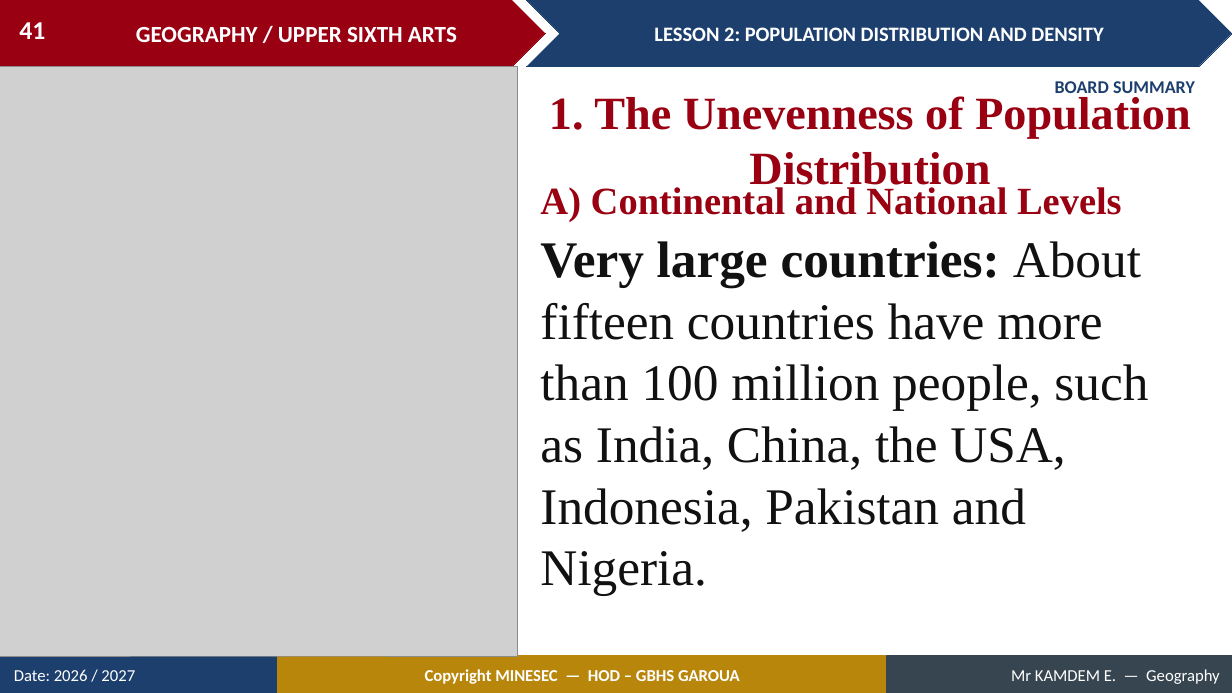
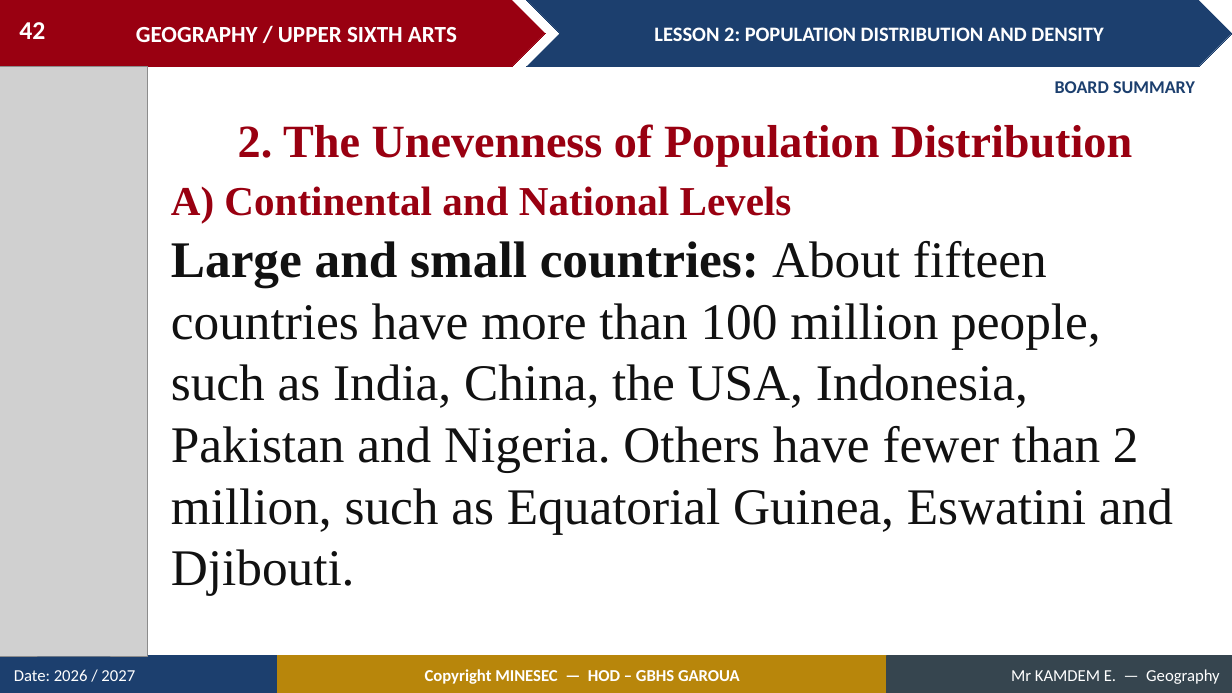
Before and after one commit to Berthautk/linea-github, a slide deck: slide 42 of lecons/USA/Population Geography/02_USA_POP_L02_Population_Distribution_and_Density.pptx (slide 41 before the commit). Drawn at 1232x693 pixels with LibreOffice and Linux fonts; fonts in the diff are those of the drawing; grey boxes stand for pictures. Boxes give left, top, right and bottom in pixels: in the first picture for what was removed or moved away, otherwise in the second. Text is boxed around its words. In the diff, an @@ line names an element or a change of style, - is before the commit and + after.

```diff
--- a/lecons/USA/Population Geography/02_USA_POP_L02_Population_Distribution_and_Density.pptx
+++ b/lecons/USA/Population Geography/02_USA_POP_L02_Population_Distribution_and_Density.pptx
@@ page number at <box>19,22,45,39</box>: text changed @@
-41
+42
@@ picture: place and size @@
-picture at <box>0,67,518,656</box>
+picture at <box>0,67,148,656</box>
@@ text at <box>238,124,1132,166</box>: text changed @@
-1. The Unevenness of Population Distribution
+2. The Unevenness of Population Distribution
@@ text "A) Continental and National Levels": place and size @@
-text "A) Continental and National Levels" at <box>540,184,1122,222</box>
+text "A) Continental and National Levels" at <box>171,186,792,222</box>
@@ text "A) Continental and National Levels" at <box>171,186,792,222</box>: size 30 to 32 pt @@
@@ text at <box>171,241,1173,596</box>: text changed @@
-Very large countries: About fifteen countries have more than 100 million people, such as India, China, the USA, Indonesia, Pakistan and Nigeria.
+Large and small countries: About fifteen countries have more than 100 million people, such as India, China, the USA, Indonesia, Pakistan and Nigeria. Others have fewer than 2 million, such as Equatorial Guinea, Eswatini and Djibouti.
```
Also in this commit, not shown: 13 other slides changed, 3 slides added, 7 slides removed, 25 other files.
